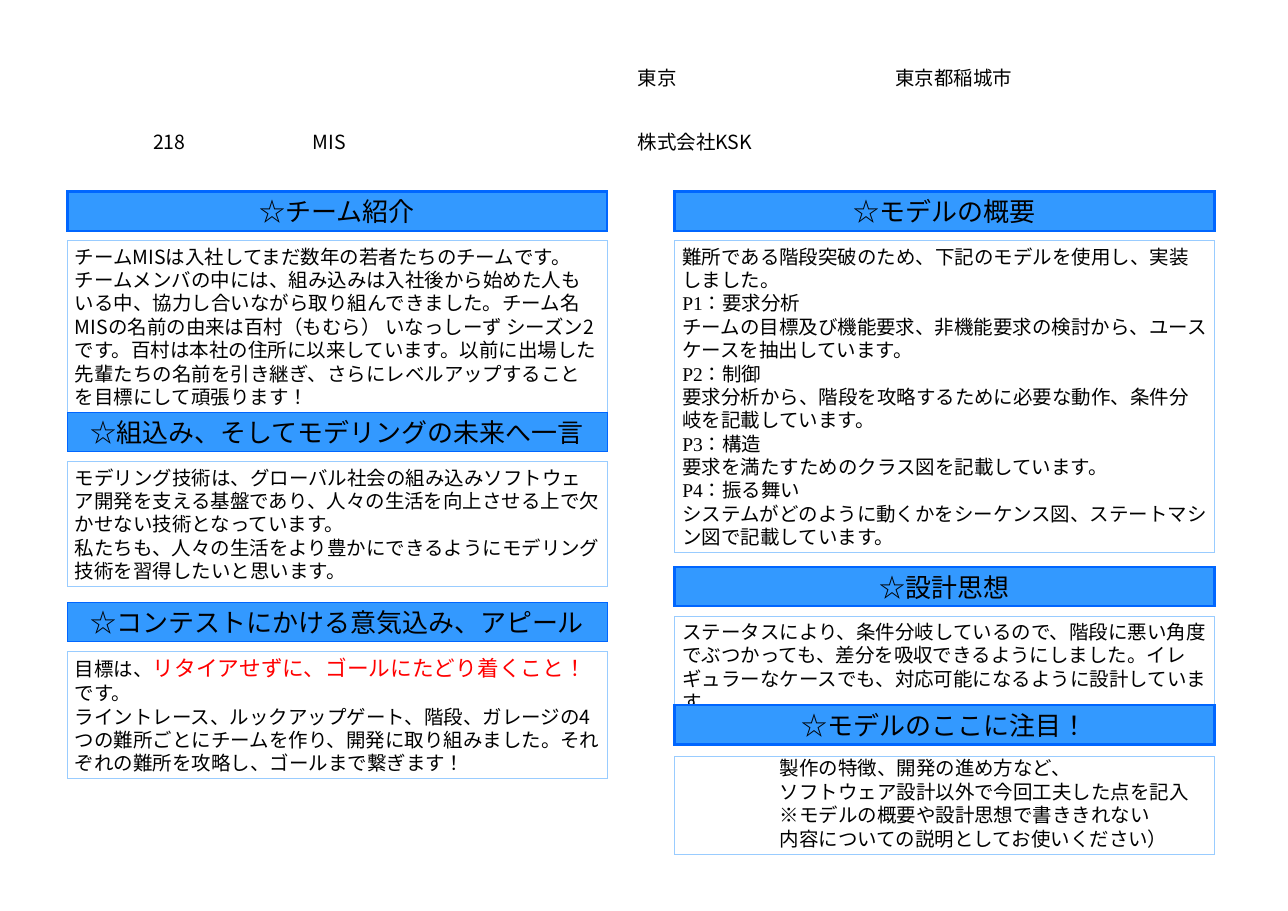
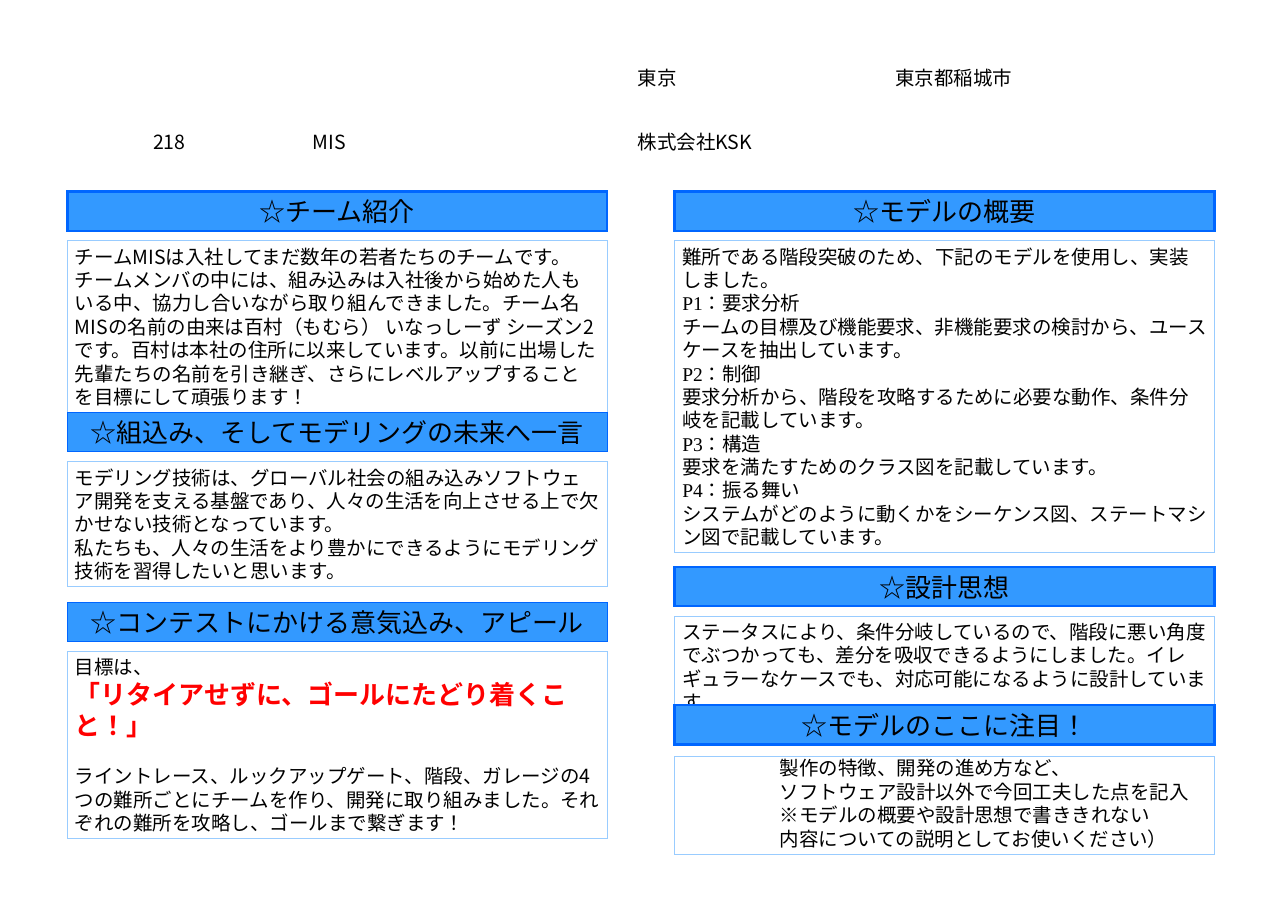
Before and after one commit to robokon/Doc, a slide deck: slide 1 of 1.設計書/ルックアップゲート/nambu_work/concept_sheet2017_background_imaged_KSK.ppt. Drawn at 1288x911 pixels with LibreOffice and Linux fonts; fonts in the diff are those of the drawing; background and template pictures are left out. Boxes give left, top, right and bottom in pixels: in the first picture for what was removed or moved away, otherwise in the second. Text is boxed around its words. In the diff, an @@ line names an element or a change of style, - is before the commit and + after.

```diff
--- a/1.設計書/ルックアップゲート/nambu_work/concept_sheet2017_background_imaged_KSK.ppt
+++ b/1.設計書/ルックアップゲート/nambu_work/concept_sheet2017_background_imaged_KSK.ppt
@@ rectangle "目標は、": place and size @@
-rectangle "目標は、" at [67, 651, 607, 779]
+rectangle "目標は、" at [67, 651, 607, 838]
@@ text in rectangle at [75, 657, 568, 738]: text changed; size 20 to 24 pt; bold on @@
-目標は、リタイアせずに、ゴールにたどり着くこと！です。
+目標は、
+「リタイアせずに、ゴールにたどり着くこと！」
```
Also in this commit, not shown: 1 other file.
